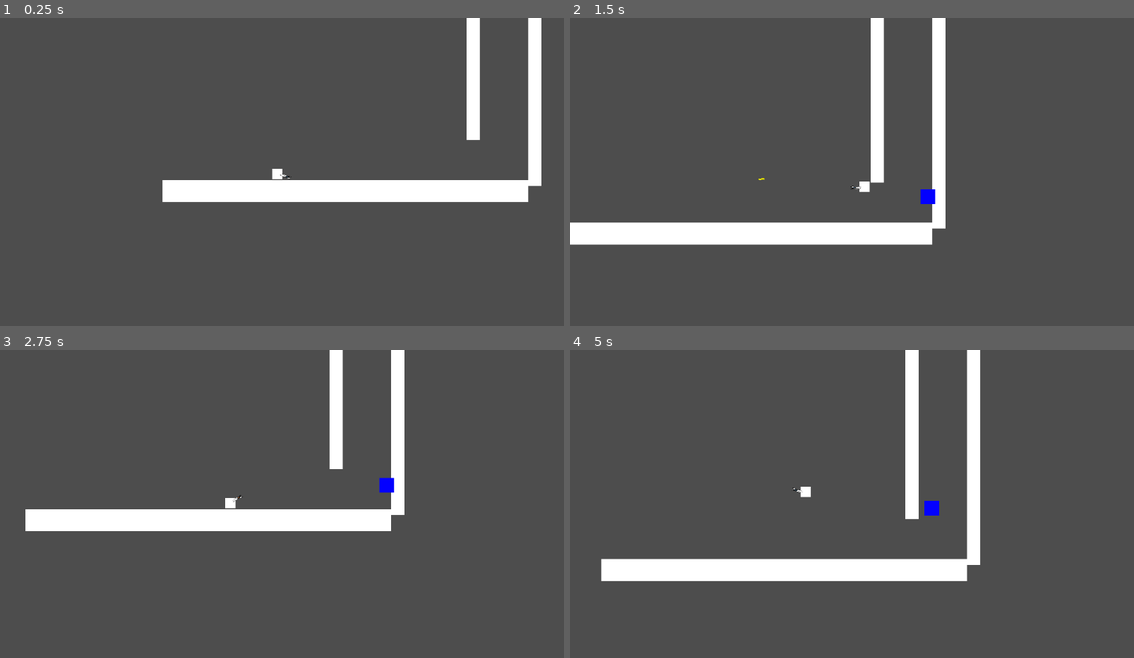
Above: before the commit, frames 1-4 (two rows, left to right).
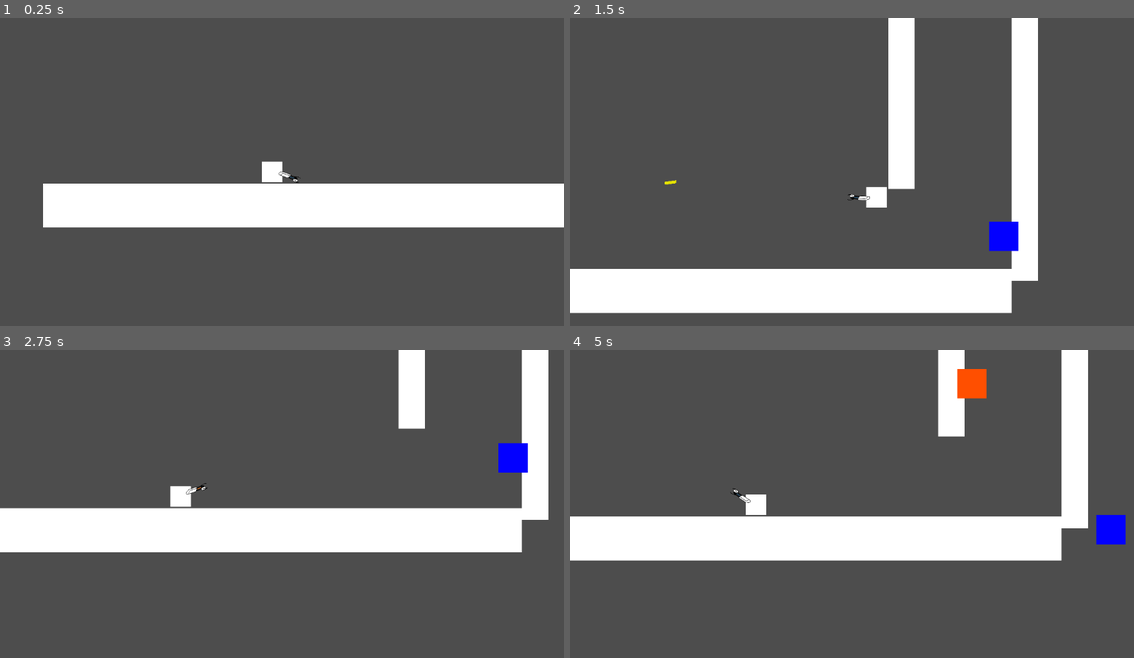
Above: after the commit, the same moments.

Repository: EliasJHL/EpitechJAM_2
Game: Godot game, scene res://main_scene.tscn
The game is run twice, just before and just after one commit, with the same random seed, the same clock (stepped at 60 frames per second) and the same inputs.
Inputs (mouse positions are in pixels of both pictures, inside the frame that each line leads up to):
- Up to frame 1 (0.25 s): no input
- Up to frame 2 (1.5 s): move the mouse to (976, 159) at 0.52 s; hold D (Right) from 0.53 s (still down); click (976, 159) at 0.6 s; tap W (Jump) at 0.77 s; move the mouse to (739, 193) at 1.27 s; click (739, 193) at 1.35 s
- Up to frame 3 (2.75 s): tap W (Jump) at 1.52 s; move the mouse to (338, 439) at 2.02 s; release D (Right) at 2.03 s; hold A (Left) from 2.03 s (still down); click (338, 439) at 2.1 s
- Up to frame 4 (5 s): move the mouse to (823, 571) at 2.77 s; release A (Left) at 2.78 s; hold D (Right) 2.78-4.28 s; click (823, 571) at 2.85 s; tap W (Jump) at 3.02, 3.77, 4.52 s; move the mouse to (1021, 556) at 3.52 s; click (1021, 556) at 3.6 s; move the mouse to (682, 460) at 4.27 s; hold A (Left) from 4.28 s (still down); click (682, 460) at 4.35 s

The runs differ from the first frame. In frame 1, 13% of the frame differs, in the area x 7-100%, y 0-69%; in frame 2, 26%, in the area x 0-83%, y 0-96%; in frame 3, 15%; in frame 4, 24%.

Commit message:
[ADD] logo changed & camera zoom enchanced

Diff:
--- a/main_scene.tscn
+++ b/main_scene.tscn
@@ -46,7 +46,7 @@
 position = Vector2(36, 6.29425e-05)
 
 [node name="Camera2D" type="Camera2D" parent="player"]
-zoom = Vector2(1.5, 1.5)
+zoom = Vector2(3, 3)
 position_smoothing_enabled = true
 
 [node name="Area2D" type="Area2D" parent="player"]
--- a/start_menu.tscn
+++ b/start_menu.tscn
@@ -1,7 +1,7 @@
 [gd_scene load_steps=5 format=3 uid="uid://i76y5ki0t1x"]
 
 [ext_resource type="Texture2D" uid="uid://ustehomhknec" path="res://assets/blank.jpg" id="1_uw7qo"]
-[ext_resource type="Texture2D" uid="uid://da8o2v36ldokh" path="res://assets/portal.png" id="2_jevom"]
+[ext_resource type="Texture2D" uid="uid://3c0hvk1jjvpc" path="res://assets/cooltext454469018064134.png" id="2_0ffen"]
 [ext_resource type="Texture2D" uid="uid://c0dbe112ss8qv" path="res://assets/icon.svg" id="3_eppy8"]
 [ext_resource type="Texture2D" uid="uid://cghvfr2jmvcgo" path="res://assets/epi_logo.png" id="4_s28rc"]
 
@@ -56,16 +56,15 @@
 [node name="Label2" type="Label" parent="Control"]
 modulate = Color(0, 0, 0, 1)
 layout_mode = 0
-offset_left = 978.0
-offset_top = 569.0
-offset_right = 1144.0
-offset_bottom = 592.0
+offset_left = 975.0
+offset_top = 570.0
+offset_right = 1141.0
+offset_bottom = 593.0
 text = "Made for Epitech JAM"
 
 [node name="Portal" type="Sprite2D" parent="."]
-position = Vector2(574, 147)
-scale = Vector2(0.2, 0.2)
-texture = ExtResource("2_jevom")
+position = Vector2(573, 166)
+texture = ExtResource("2_0ffen")
 
 [node name="Camera2D" type="Camera2D" parent="."]
 position = Vector2(579, 323)
Binary file added: assets/cooltext454469018064134.png
Not shown, added: assets/cooltext454469018064134.png.import
Binary file added: assets/pixel_portal.png
Not shown, added: assets/pixel_portal.png.import
